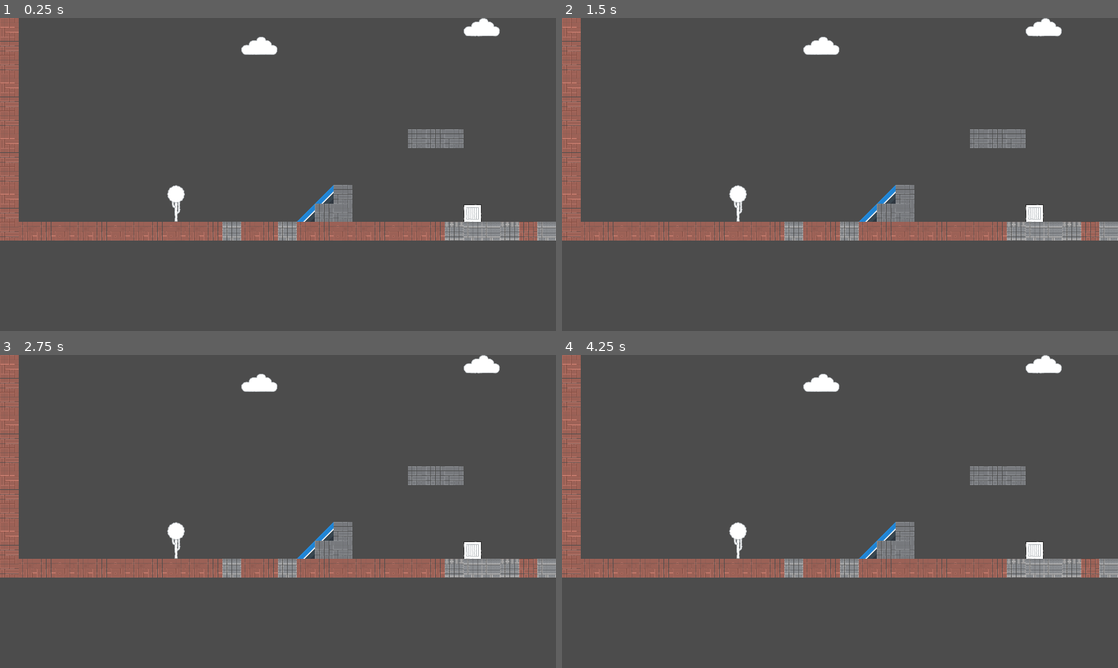
Above: before the commit, frames 1-4 (two rows, left to right).
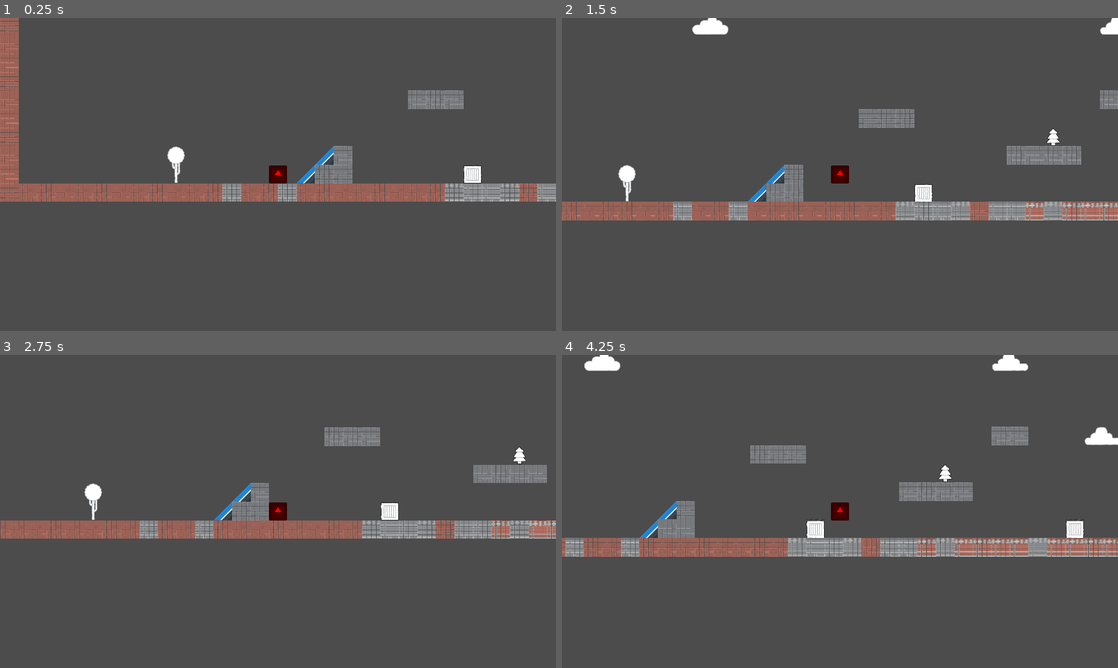
Above: after the commit, the same moments.

Repository: Dudewhothings/Gamejam
Game: Godot game, scene res://Levels/Game.tscn
Same seed, same stepped clock (60 frames per second), same inputs: the game is played once before the commit and once after it. The engine's default icon, where the game draws it, is replaced by a stand-in: a white triangle on a blue panel in a dark square.
Inputs:
- Up to frame 1 (0.25 s): no input
- Up to frame 2 (1.5 s): tap Enter at 0.5 s; hold D (right) from 0.53 s (still down); tap W (jump) at 0.77 s
- Up to frame 3 (2.75 s): tap W (jump) at 1.52 s; release D (right) at 2.03 s; hold A (left) from 2.03 s (still down)
- Up to frame 4 (4.25 s): release A (left) at 2.78 s; hold D (right) from 2.78 s (still down); tap W (jump) at 3.02, 3.77 s

The runs differ from the first frame. In frame 1, 15% of the frame differs, in the area x 0-100%, y 0-72%; in frame 2, 18%; in frame 3, 17%; in frame 4, 18%.

Commit message:
Change to game scene

Diff:
--- a/Levels/Game.tscn
+++ b/Levels/Game.tscn
@@ -1,8 +1,9 @@
-[gd_scene load_steps=24 format=2]
+[gd_scene load_steps=25 format=2]
 
 [ext_resource path="res://Assets/roguelikeCity_magenta.png" type="Texture" id=1]
 [ext_resource path="res://Assets/spritesheet_complete.png" type="Texture" id=2]
 [ext_resource path="res://Assets/spritesheet_default.png" type="Texture" id=3]
+[ext_resource path="res://Scenes/Player/Player.tscn" type="PackedScene" id=4]
 
 [sub_resource type="TileSet" id=1]
 0/name = "spritesheet_default.png 0"
@@ -616,25 +617,40 @@
 
 [node name="World" type="Node2D"]
 
-[node name="Background" type="TileMap" parent="."]
+[node name="Tilemap" type="Node2D" parent="."]
+
+[node name="Background" type="TileMap" parent="Tilemap"]
 tile_set = SubResource( 1 )
 collision_layer = 0
 collision_mask = 0
 format = 1
 tile_data = PoolIntArray( 25, 2, 0, 65549, 2, 0, 65571, 3, 0, 65582, 2, 0, 65600, 3, 0, 65620, 3, 0, 65631, 2, 0, 131144, 2, 0, 262198, 3, 0, 262220, 0, 0, 327720, 3, 0, 458784, 4, 0, 458813, 2, 0, 589833, 0, 0, 720966, 0, 0 )
 
-[node name="Ground" type="TileMap" parent="."]
+[node name="Ground" type="TileMap" parent="Tilemap"]
 tile_set = SubResource( 19 )
 format = 1
 tile_data = PoolIntArray( 0, 1, 0, 65536, 1, 0, 131072, 1, 0, 196608, 1, 0, 262144, 1, 0, 327680, 1, 0, 393216, 1, 0, 3 …(3443 unchanged characters)…
 
-[node name="Platform" type="TileMap" parent="."]
+[node name="Platform" type="TileMap" parent="Tilemap"]
 tile_set = SubResource( 19 )
 format = 1
 tile_data = PoolIntArray( 108, 18, 0, 65644, 18, 0, 131180, 18, 0, 196716, 18, 0, 262252, 18, 0, 327715, 3, 0, 327716,  …(589 unchanged characters)…
 
-[node name="Foreground" type="TileMap" parent="."]
+[node name="Foreground" type="TileMap" parent="Tilemap"]
 tile_set = SubResource( 20 )
 collision_layer = 0
 collision_mask = 0
 format = 1
+
+[node name="Player_Container" type="Node2D" parent="."]
+
+[node name="BackupCamera" type="Camera2D" parent="Player_Container"]
+
+[node name="Player" parent="Player_Container" instance=ExtResource( 4 )]
+position = Vector2( 960, 540 )
+
+[node name="Interactables" type="Node2D" parent="."]
+
+[node name="Enemies" type="Node2D" parent="."]
+
+[node name="UI" type="CanvasLayer" parent="."]
Not shown, added: Assets/Melancholy Muse.ogg.import
